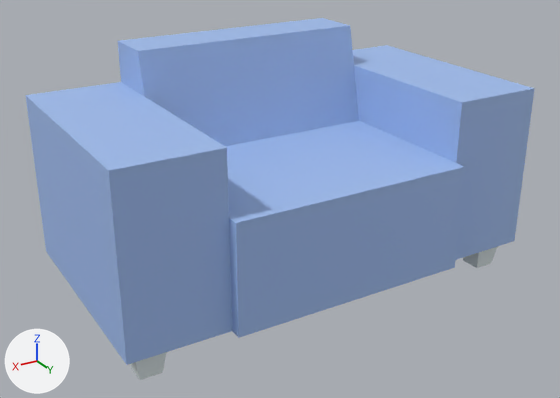
Two versions of the FBX model Assets/Meshes/Furniture/Person B/Furniture_Couch_Single.fbx, one commit apart.
Rendered twice from a 50 mm camera at (2.73, 8.35, 6.67) aimed at (-3.45, -1.94, 1.53). Lighting does not change. The marker at lower left points along +X, +Y and +Z. Where no turn or scale is listed for an object, it has been applied to the vertices. Vertices at the same position are counted once.

Objects in the first picture: 'loungeDesignChair'.
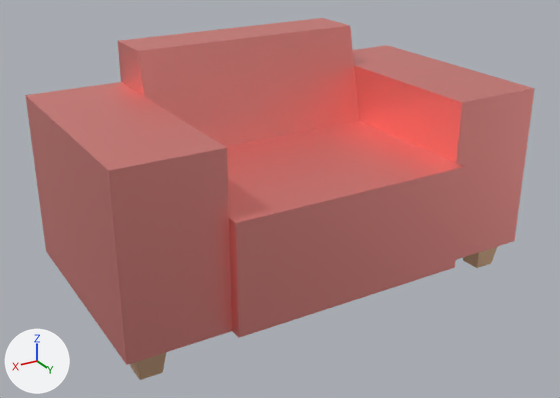
The newer file is also rescaled (x0.258), turned or shifted as a whole; pictures and numbers use the older file's frame.

Location of each change, [x1, y1, x2, y2] in pixels of the pictures (560 x 398 px):
part 1 of me_mesh, recoloured (blue to pink)
    both: [25, 18, 535, 365]
part 2 of me_mesh, recoloured
    both: [130, 246, 498, 380]

The edits, one by one:
Material 'Cushion.003' (mat_cushion_003) is new.
Its base color is (0.943, 0.367, 0.343) (pink #f9a39e).
Its metallic is 1.0.
Its roughness is 0.553.
Material 'Legs.003' (mat_legs_003) is new.
Its base color is (0.896, 0.602, 0.393) (beige #f3cca8).
Its metallic is 1.0.
Its roughness is 0.553.
me_mesh has 60 vertices, 116 faces and spans x -7.3..0.0, y -4.1..0.0, z 0.0..4.0.
me_mesh is used by ob_loungedesignchair; location (0.0, 0.0, 0.0).
me_mesh part 1: all 76 faces that had it switch from mat_carpetblue (blue #a1bef0) to mat_cushion_003 (pink #f9a39e).
me_mesh part 2: all 40 faces that had it switch from mat_metal (white #dfeaec) to mat_legs_003 (beige #f3cca8).
